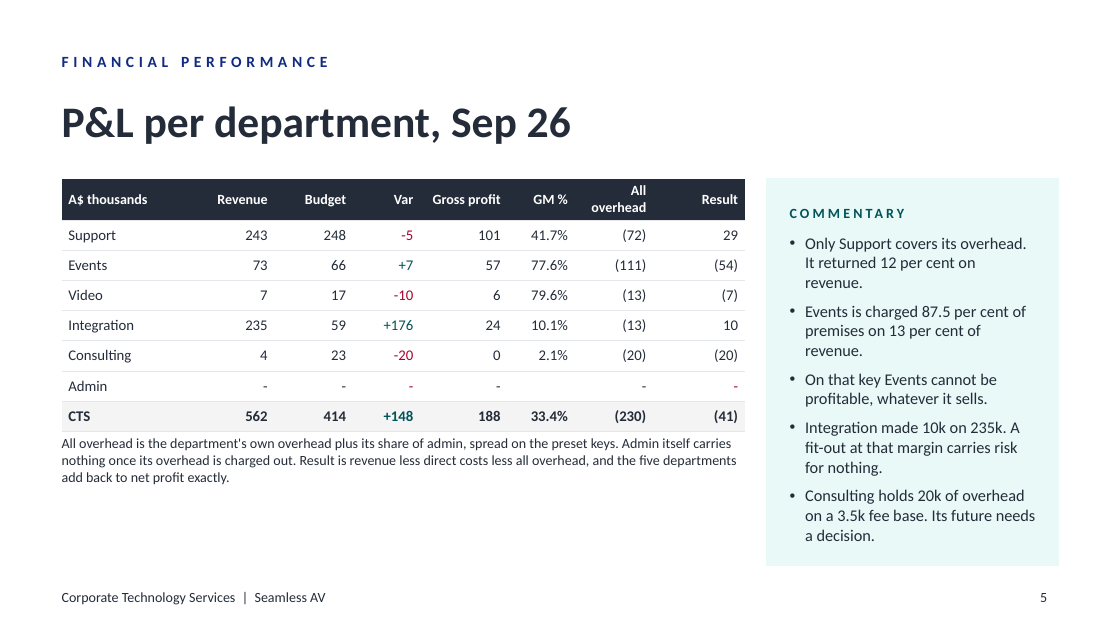
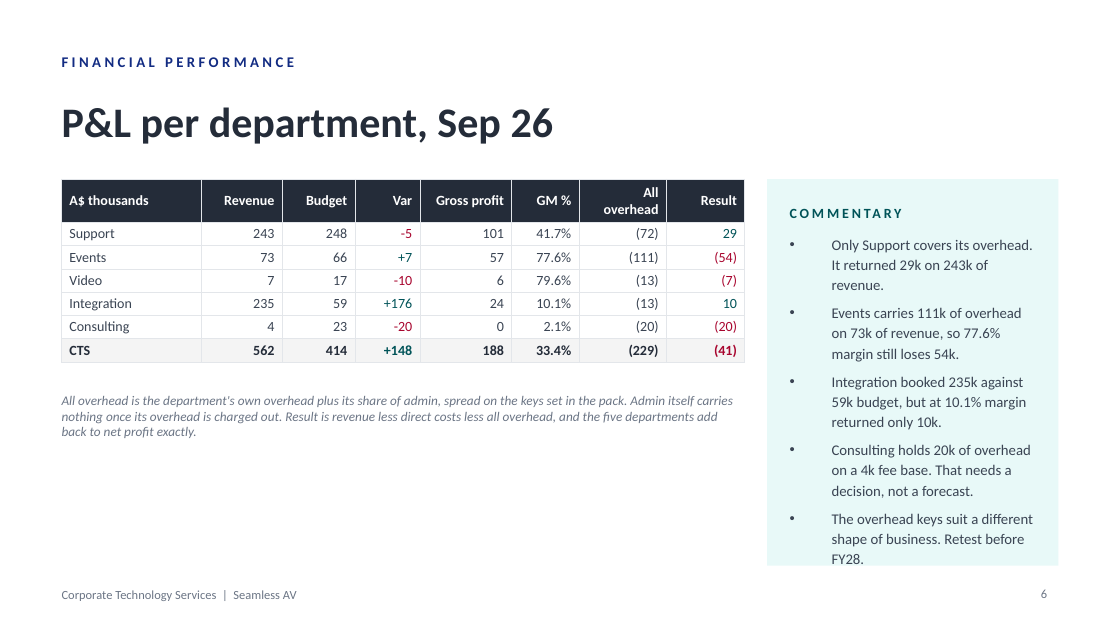
Before and after one commit to WesleyNelson-O33/Claude, a slide deck: slide 6 of deck/CTS Monthly Business Review - September 2026.pptx (slide 5 before the commit). Drawn at 1120x630 pixels with LibreOffice and Linux fonts; fonts in the diff are those of the drawing; background and template pictures are left out. Boxes give left, top, right and bottom in pixels: in the first picture for what was removed or moved away, otherwise in the second. Text is boxed around its words. In the diff, an @@ line names an element or a change of style, - is before the commit and + after.

```diff
--- a/deck/CTS Monthly Business Review - September 2026.pptx
+++ b/deck/CTS Monthly Business Review - September 2026.pptx
@@ text "FINANCIAL PERFORMANCE" at box(62, 57, 294, 67): size 10 to 9.5 pt, letter spacing 3 to 2.2 pt; less space between paragraphs @@
@@ text "P&L per department, Sep 26" at box(62, 107, 554, 144): size 28 to 27 pt @@
@@ table at box(62, 179, 745, 361) @@
-row 7: Admin | - | - | - | - |  | - | -
-row 8: CTS | 562 | 414 | +148 | 188 | 33.4% | (230) | (41)
+row 7: CTS | 562 | 414 | +148 | 188 | 33.4% | (229) | (41)
@@ rectangle at box(767, 179, 1058, 566): outline #E8F9F8 1 pt to none @@
@@ text "COMMENTARY" at box(790, 199, 1036, 227): letter spacing 2 to 1.8 pt @@
@@ text at box(832, 239, 1033, 547): text changed; size 10.5 to 9.5 pt; text colour #242C39 to #3A4453 @@
-• Only Support covers its overhead. It returned 12 per cent on revenue.
-• Events is charged 87.5 per cent of premises on 13 per cent of revenue.
-• On that key Events cannot be profitable, whatever it sells.
-• Integration made 10k on 235k. A fit-out at that margin carries risk for nothing.
-• Consulting holds 20k of overhead on a 3.5k fee base. Its future needs a decision.
+• Only Support covers its overhead. It returned 29k on 243k of revenue.
+• Events carries 111k of overhead on 73k of revenue, so 77.6% margin still loses 54k.
+• Integration booked 235k against 59k budget, but at 10.1% margin returned only 10k.
+• Consulting holds 20k of overhead on a 4k fee base. That needs a decision, not a forecast.
+• The overhead keys suit a different shape of business. Retest before FY28.
@@ text at box(62, 396, 733, 438): text changed; size 9 to 8.5 pt; text colour #242C39 to #6B7585; italic on @@
-All overhead is the department's own overhead plus its share of admin, spread on the preset keys. Admin itself carries nothing once its overhead is charged out. Result is revenue less direct costs less all overhead, and the five departments add back to net profit exactly.
+All overhead is the department's own overhead plus its share of admin, spread on the keys set in the pack. Admin itself carries nothing once its overhead is charged out. Result is revenue less direct costs less all overhead, and the five departments add back to net profit exactly.
@@ text "Corporate Technology Services | Seamless ..." at box(62, 590, 297, 601): size 9 to 8 pt, text colour #242C39 to #6B7585 @@
@@ page number removed at box(1040, 593, 1047, 602) @@
-5
@@ page number added at box(1041, 589, 1047, 598), 8 pt, text #6B7585 @@
+6
```
Also in this commit, not shown: 13 other slides changed, 11 slides added, 4 slides removed, 11 other files.
